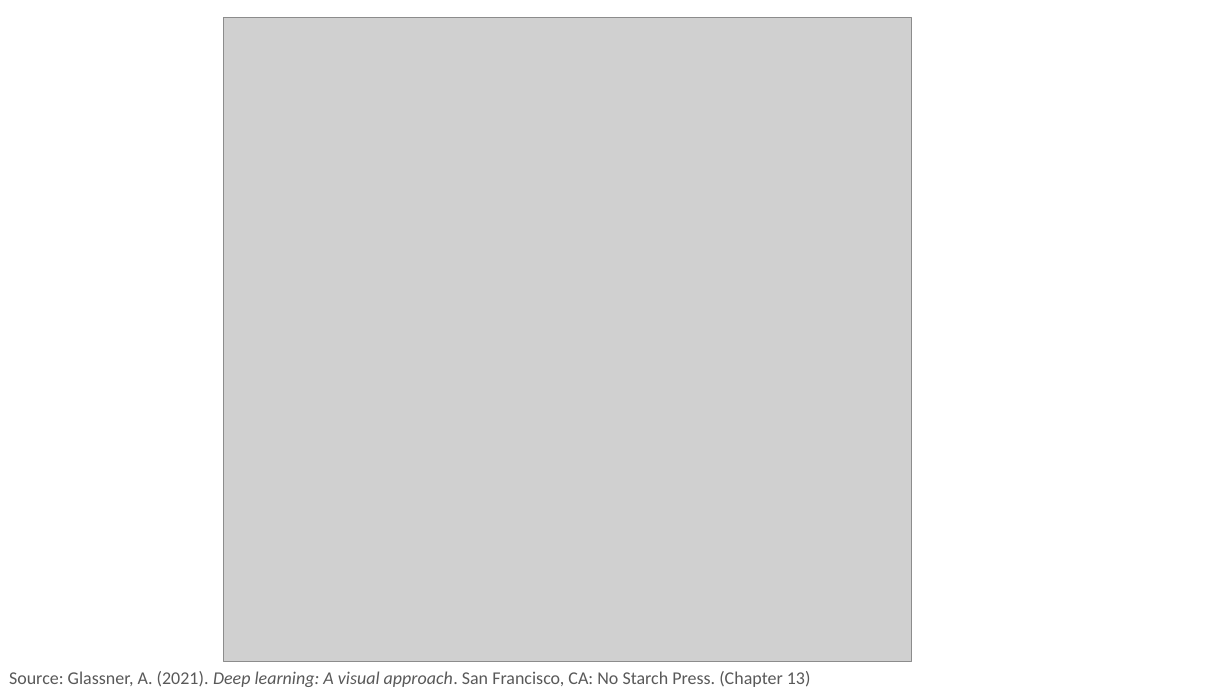
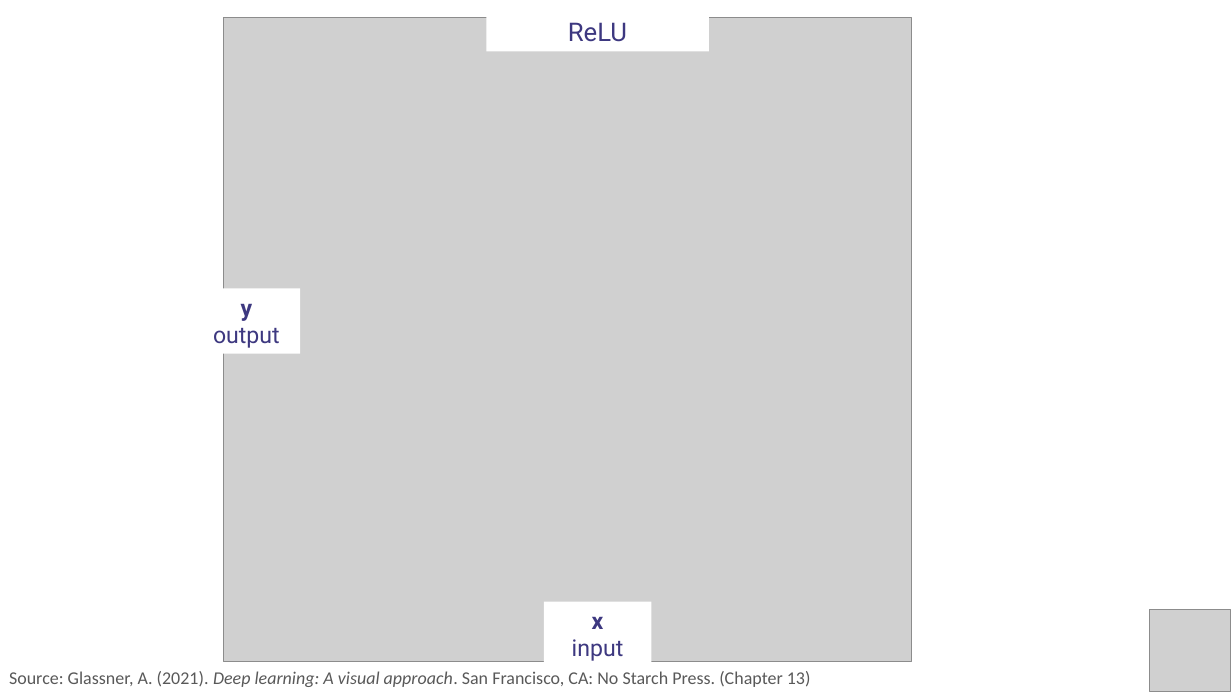
Before and after one commit to PracticumAI/deep_learning, a slide deck: slide 5 of presentations/02.2_activation_functions.pptx. Drawn at 1232x693 pixels with LibreOffice and Linux fonts; fonts in the diff are those of the drawing; grey boxes stand for pictures; background and template pictures are left out. Boxes give left, top, right and bottom in pixels: in the first picture for what was removed or moved away, otherwise in the second. Text is boxed around its words. In the diff, an @@ line names an element or a change of style, - is before the commit and + after.

```diff
--- a/presentations/02.2_activation_functions.pptx
+++ b/presentations/02.2_activation_functions.pptx
@@ rectangle added at (486,11,709,52), fill #FFFFFF, 20 pt, text #3D3880 @@
+ReLU
@@ rectangle added at (192,288,299,354), fill #FFFFFF, 18 pt, text #3D3880 @@
+y
+output
@@ rectangle added at (543,602,651,667), fill #FFFFFF, 18 pt, text #3D3880 @@
+x
+input
@@ picture added at (1150,610,1231,692) @@
```
Also in this commit, not shown: 10 other slides changed, 2 slides added, 2 slides removed, 3 other files.
